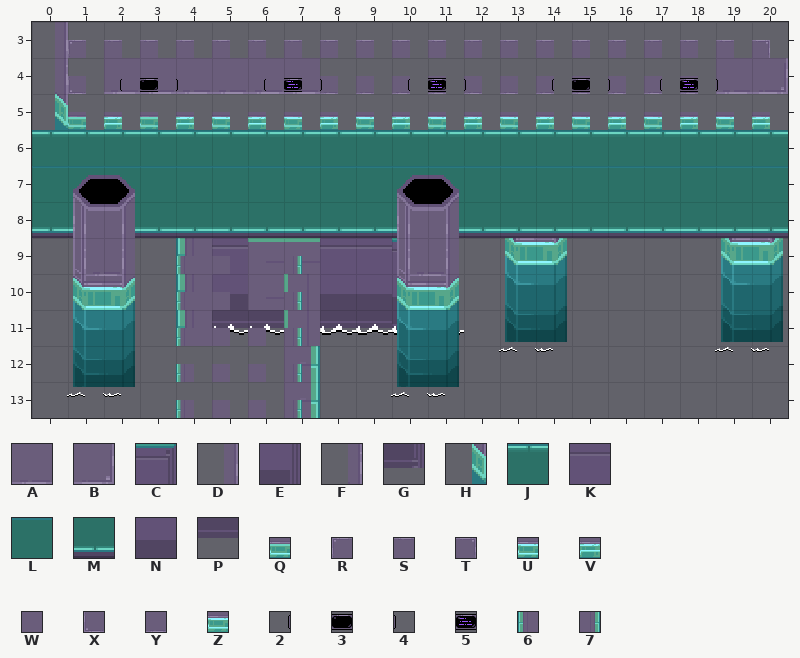
Two states of a Tiled map, scripts/world/maps/gateway/gateway2/gateway2.tmx. This is how it looked before the edit.
Cells are 40x40 px. Shown: x 0..20, y 3..13.
Key: from "Core Tiles": A 105, B 106, C 164, D 165, E 196, F 197, G 228, H 229, J 304, K 308, L 311, M 336, N 340, P 372; from "gateway": Q 32, R 40, S 41, T 42, U 64, V 65, W 85, X 104, Y 105, Z 131, 2 235, 3 236, 4 237, 5 268, 6 480, 7 482.
_ is an empty cell, # one hidden under a higher layer.
Layers that did not change in this view are not listed.
Layer "Tile Layer 1" before, first column x 0:
 3 DRSSSSSSSSSSSSSSSSSST
 4 FXAAAAAAYYYYYYYYYYYAB
 5 HQVQVUVZVUVUVUVUVUVUV
 6 ____#######__________
 7 ____#__####__________
 8 ____##_####__________
 9 ____#K##KKC__________
10 ____#N##NNE__________
11 ____#PP#PPG__________
12 _____________________
13 _____________________
Layer "lamp bases" before, first column x 0:
 3 _____________________
 4 __234_254_254_234254_
 5 _____________________
 6 JJJJJJJJJJJJJJJJJJJJJ
 7 LLLLLLLLLLLLLLLLLLLLL
 8 MMMMMMMMMMMMMMMMMMMMM
 9 ____6WW7_____________
10 ____6WW7_____________
11 ____6WW7_____________
12 ____6WW7_____________
13 ____6WW7_____________
The same view after the edit:
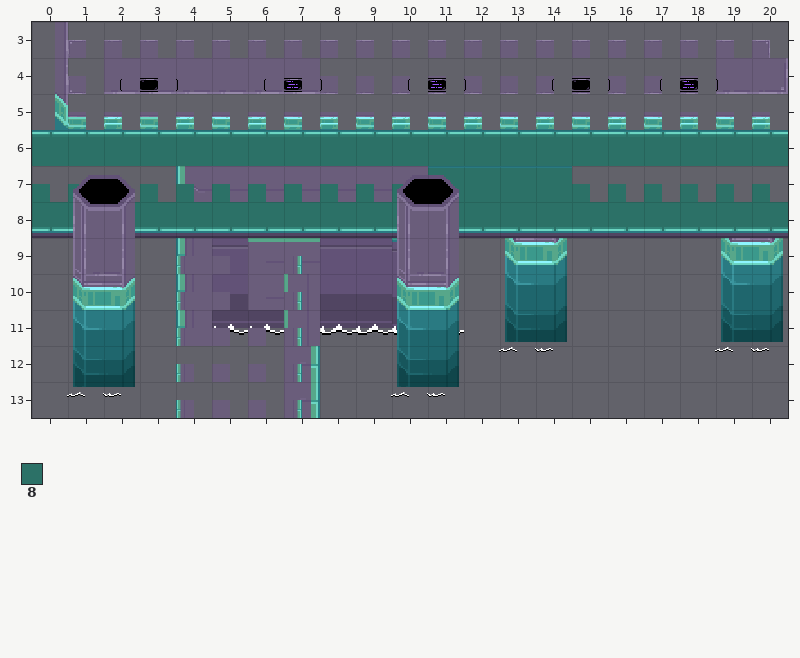
Further tiles: from "gateway": 8 311.
Edits made:
Changed rows in their new state; . is an unchanged cell.
Layer "Tile Layer 1":
first column x 0:
 7 8888...........888888
Layer "lamp bases":
first column x 0:
 7 88888888888....888888
